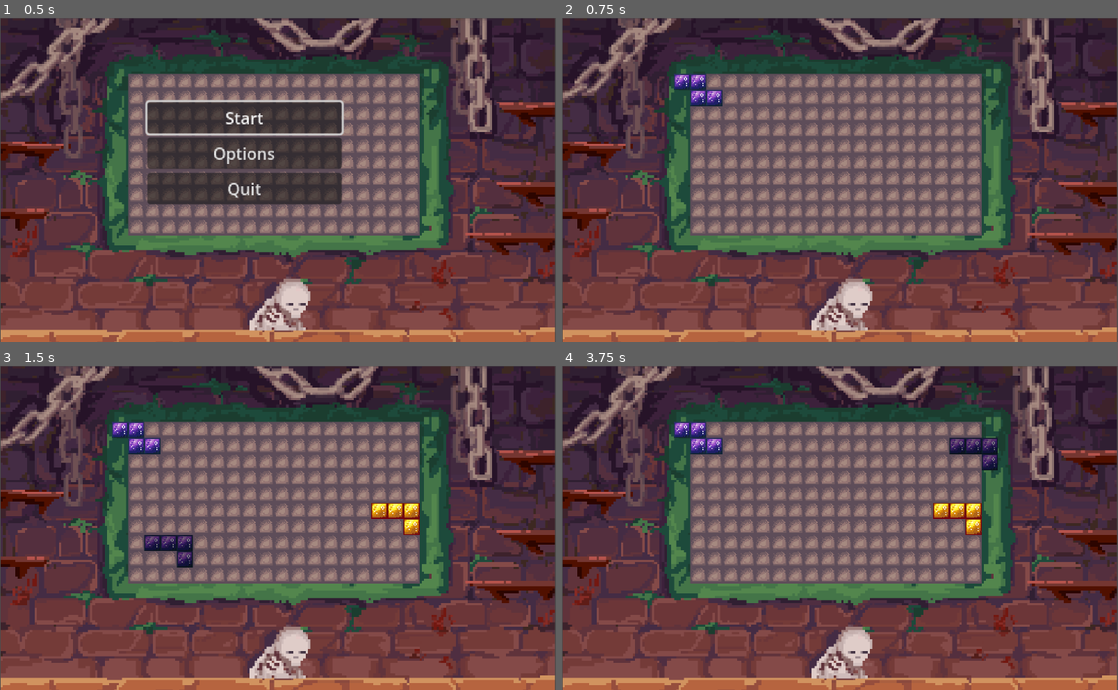
Above: before the commit, frames 1-4 (two rows, left to right).
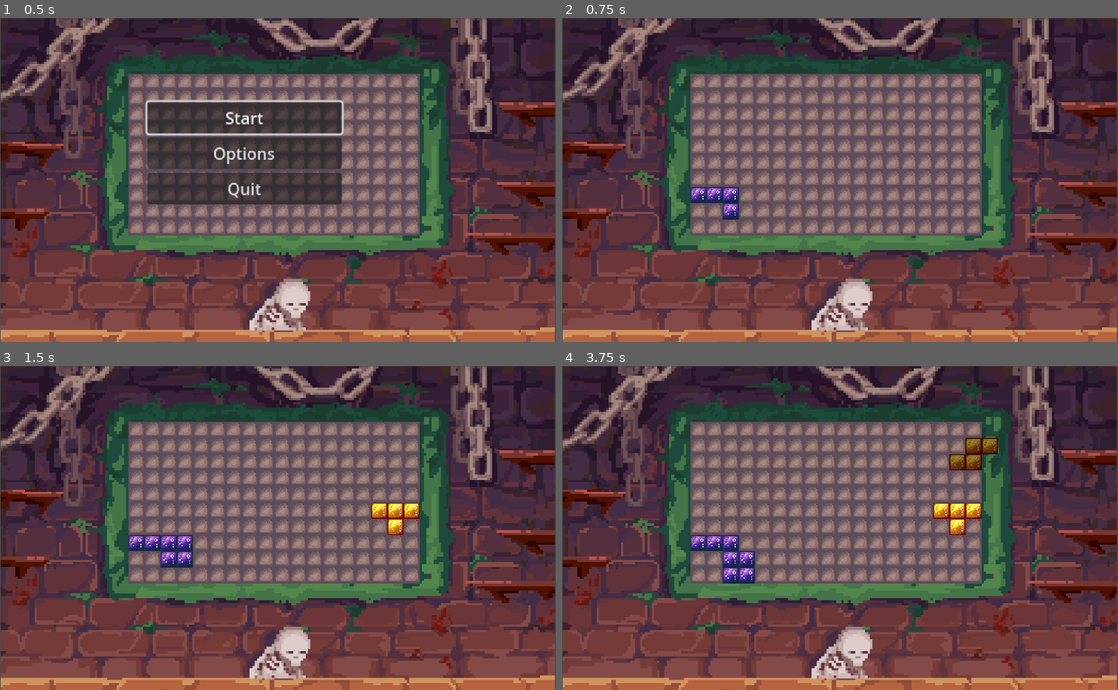
Above: after the commit, the same moments.

Repository: Coffin-Likker/tetrarcana
Game: Godot game, scene res://scenes/main.tscn
Two runs of this game, one before a commit and one after it. Both use one fixed random seed, a clock stepped at 60 frames per second and the inputs below.
Inputs (mouse positions are in pixels of both pictures, inside the frame that each line leads up to):
- Up to frame 1 (0.5 s): no input
- Up to frame 2 (0.75 s): click "Start" at 0.5 s
- Up to frame 3 (1.5 s): tap Enter (place_piece) at 1.25, 1.35 s; move the mouse to (400, 511) at 1.27 s; hold Right (ui_right) from 1.28 s (still down); click (400, 511) at 1.42 s
- Up to frame 4 (3.75 s): move the mouse to (728, 544) at 2.02 s; release Right (ui_right) at 2.03 s; hold Down (ui_down) 2.03-2.78 s; tap Enter (place_piece) at 2.1, 3.05 s; click (728, 544) at 2.17 s; tap Space at 2.75 s; move the mouse to (895, 456) at 2.77 s; hold Right (ui_right) 2.78-3.53 s; tap E (rotate_clockwise) at 2.85 s; click (895, 456) at 2.92 s; move the mouse to (812, 592) at 3.52 s; hold Up (ui_up) from 3.53 s (still down); tap Q (rotate_counterclockwise) at 3.6 s; click (812, 592) at 3.67 s

Frame 1 is identical in both runs. In frame 2, 1.2% of the frame differs, in the area x 20-32%, y 17-63%; in frame 3, 1.7%; in frame 4, 2.8%, in the area x 20-79%, y 17-68%.

Commit message:
fix: starting position for pieces

Diff:
--- a/scripts/game_manager.gd
+++ b/scripts/game_manager.gd
@@ -35,6 +35,8 @@
 	print_debug("game_started", current_player)
 	turn_count = 0
 	tile_map.reset()
+	tile_map.update_for_new_turn(current_player)
+
 
 func end_game():
 	game_state = GameState.GAME_OVER
@@ -66,6 +68,7 @@
 		end_game()
 	else:
 		switch_player()
+		tile_map.update_for_new_turn(current_player)
 		print_debug("Turn " + str(turn_count + 1) + " - Player " + str(current_player + 1) + "'s turn")
 
 func switch_player():
--- a/scripts/tile_map.gd
+++ b/scripts/tile_map.gd
@@ -88,8 +88,8 @@
 	$MovePieceSound10
 ]
 
-@onready var light_place_sound = $LightPlaceSound
-@onready var shadow_place_sound = $ShadowPlaceSound
+@onready var player_2_place_sound = $LightPlaceSound
+@onready var player_1_place_sound = $ShadowPlaceSound
 
 
 var current_sound_index: int = 0
@@ -102,7 +102,7 @@
 }
 
 func play_placing_sound():
-	var sound = light_place_sound if get_parent().current_player == Player.PLAYER_1 else shadow_place_sound
+	var sound = player_2_place_sound if get_parent().current_player == Player.PLAYER_1 else player_1_place_sound
 	sound.play()
 
 func initialize_move_timers():
@@ -247,7 +247,6 @@
 		active_piece = get_next_piece()
 		current_sound_index = 0
 		play_placing_sound()
-		set_position_for_new_piece()
 		update_ghost_piece()
 		emit_signal("piece_placed")
 	else:
@@ -324,11 +323,16 @@
 		refill_grab_bag()
 	return grab_bag.pop_back()
 
+func update_for_new_turn(new_player: game_manager.Player):
+	active_piece = get_next_piece()
+	set_position_for_new_piece()
+	update_ghost_piece()
+
 func set_position_for_new_piece():
 	var board_size = board_rect.size
 	var game_manager = get_parent()
 
-	if game_manager.current_player == Player.PLAYER_2:
+	if game_manager.current_player == Player.PLAYER_1:
 		# Set position to bottom left for Player 2
 		current_ghost_position = Vector2i(
 			board_rect.position.x + 1,  # One column from the left edge
@@ -349,7 +353,7 @@
 		# try shifting it horizontally towards the center
 		if current_ghost_position.y < board_rect.position.y:
 			current_ghost_position.y = board_rect.end.y - 1
-			if game_manager.current_player == Player.PLAYER_2:
+			if game_manager.current_player == Player.PLAYER_1:
 				current_ghost_position.x += 1
 			else:
 				current_ghost_position.x -= 1
